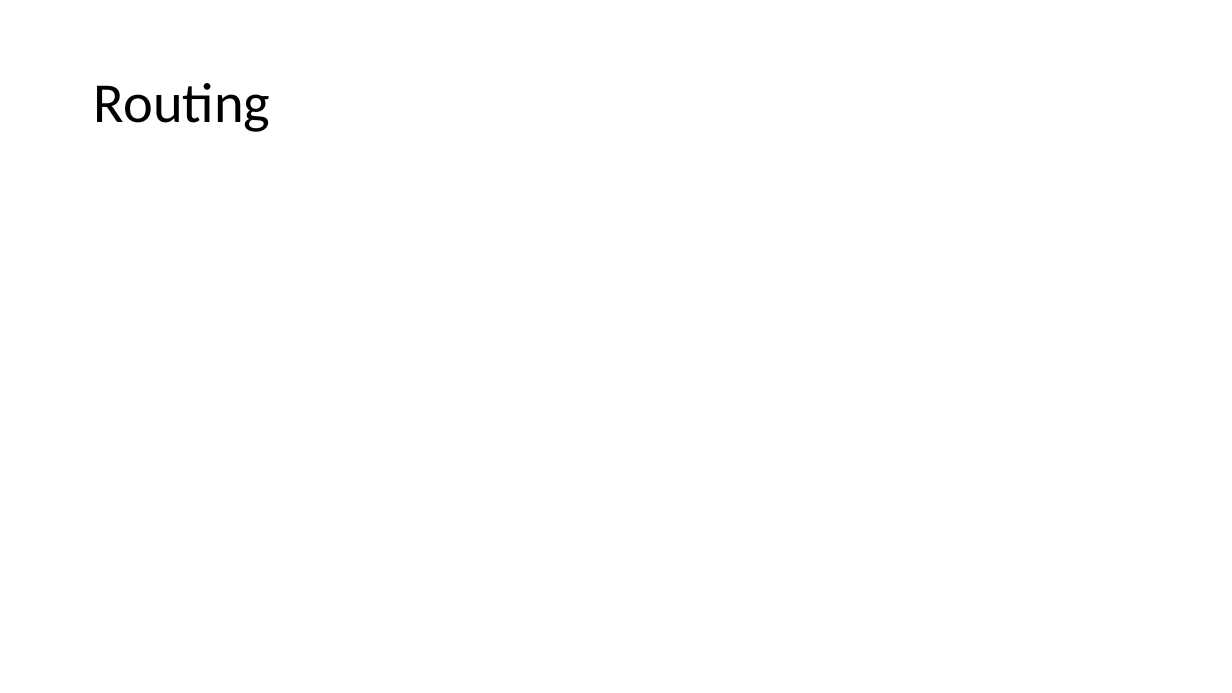
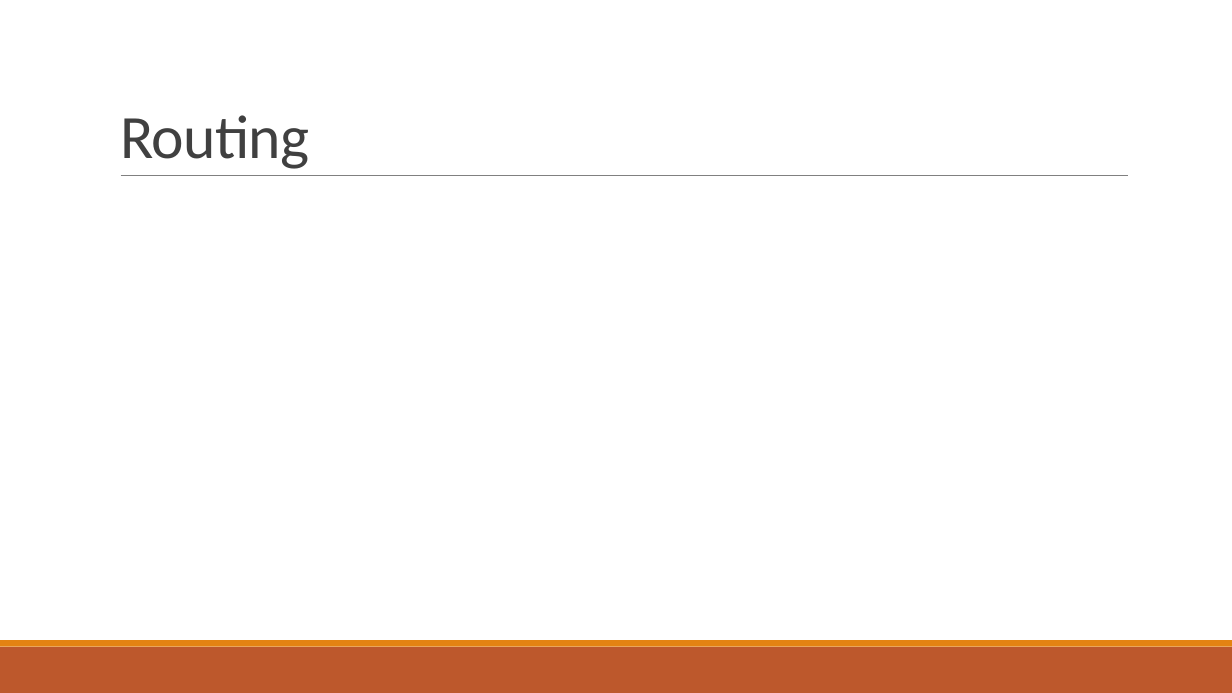
Before and after one commit to wkborn/cy350project, a slide deck: slide 8 of Network Proposal.pptx (slide 9 before the commit). Drawn at 1232x693 pixels with LibreOffice and Linux fonts; fonts in the diff are those of the drawing. Boxes give left, top, right and bottom in pixels: in the first picture for what was removed or moved away, otherwise in the second. Text is boxed around its words. In the diff, an @@ line names an element or a change of style, - is before the commit and + after.

```diff
--- a/Network Proposal.pptx
+++ b/Network Proposal.pptx
@@ title "Routing" moved from (x1=94, y1=83, x2=270, y2=132) to (x1=120, y1=115, x2=309, y2=169) @@
@@ title "Routing" at (x1=120, y1=115, x2=309, y2=169): size 44 to 48 pt, text colour #000000 to #404040, letter spacing 0 to -0.5 pt; line spacing 0.9 to 0.85; vertical alignment middle to bottom @@
@@ line added from (121, 176) to (1128, 176), #808080 0.5 pt @@
@@ rectangle added at (x1=0, y1=647, x2=1232, y2=693), fill #BD582C @@
@@ rectangle added at (x1=0, y1=640, x2=1232, y2=647), fill #E48312 @@
```
Also in this commit, not shown: 5 other slides changed, 3 slides added, 6 slides removed.
